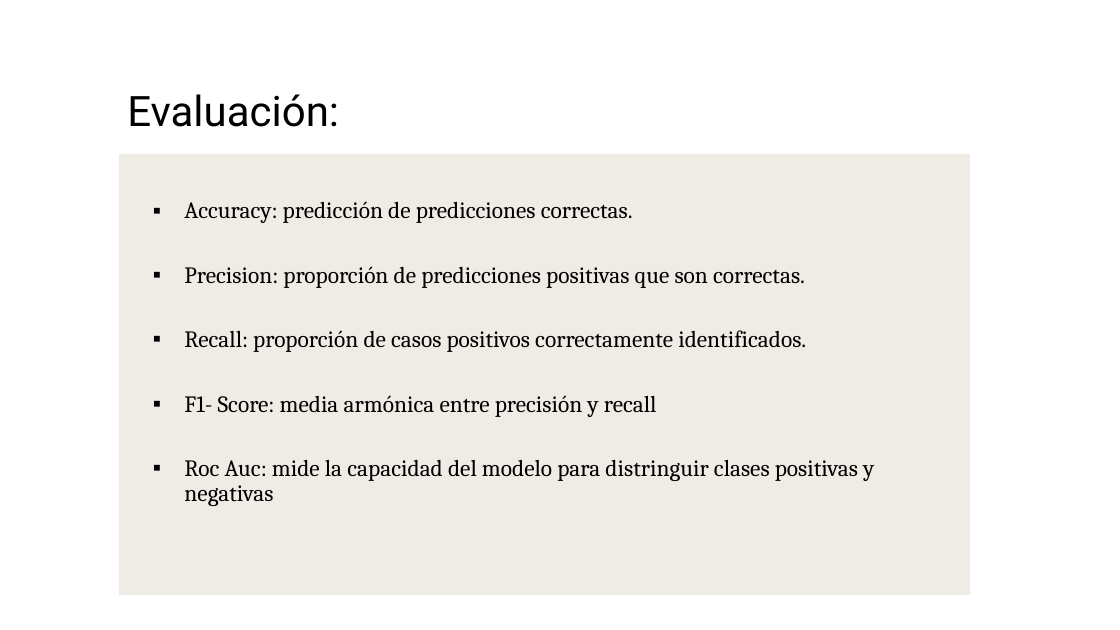
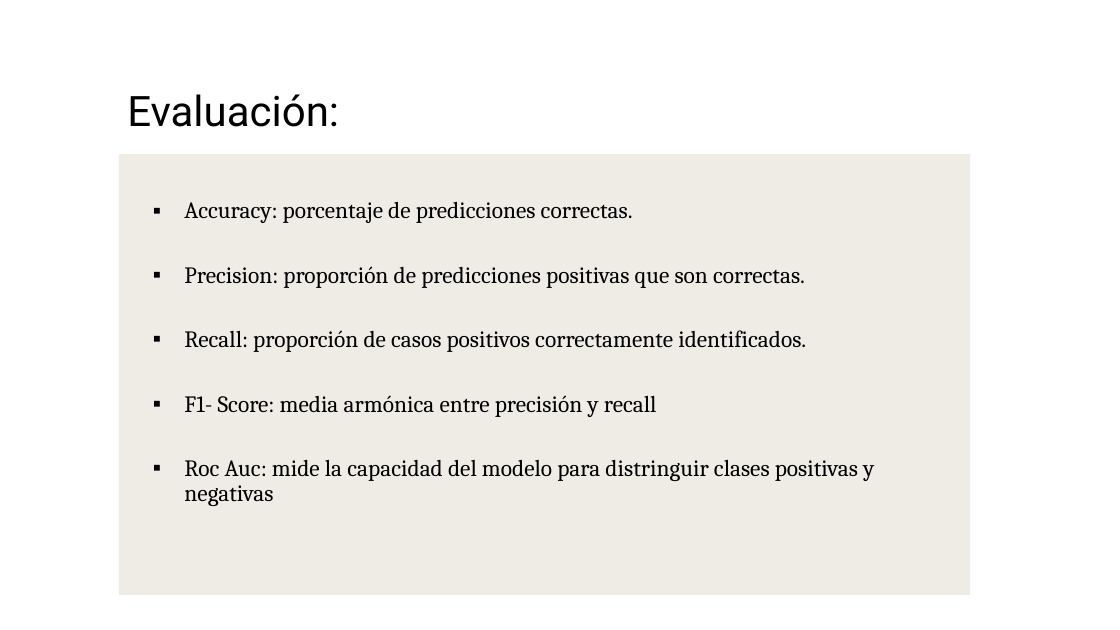
Before and after one commit to sengan9/Proyecto-ML, a slide deck: slide 12 of Docs/Presentacion DS.pptx. Drawn at 1120x630 pixels with LibreOffice and Linux fonts; fonts in the diff are those of the drawing; background and template pictures are left out. Boxes give left, top, right and bottom in pixels: in the first picture for what was removed or moved away, otherwise in the second. Text is boxed around its words. In the diff, an @@ line names an element or a change of style, - is before the commit and + after.

```diff
--- a/Docs/Presentacion DS.pptx
+++ b/Docs/Presentacion DS.pptx
@@ text at (184,202,633,223): text changed @@
-  ▪ Accuracy: predicción de predicciones correctas.
+  ▪ Accuracy: porcentaje de predicciones correctas.
```
Also in this commit, not shown: 42 other files.
